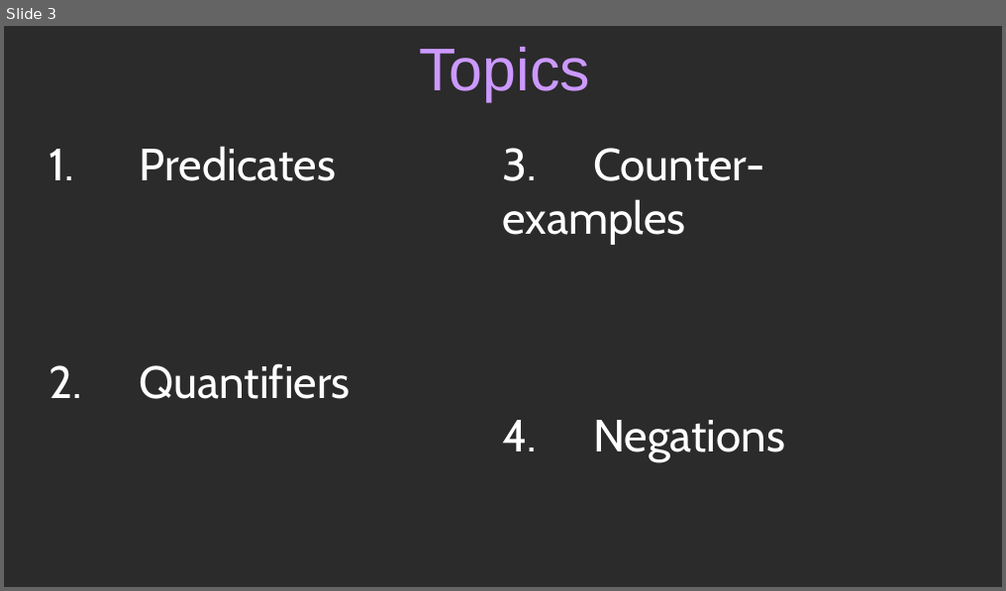
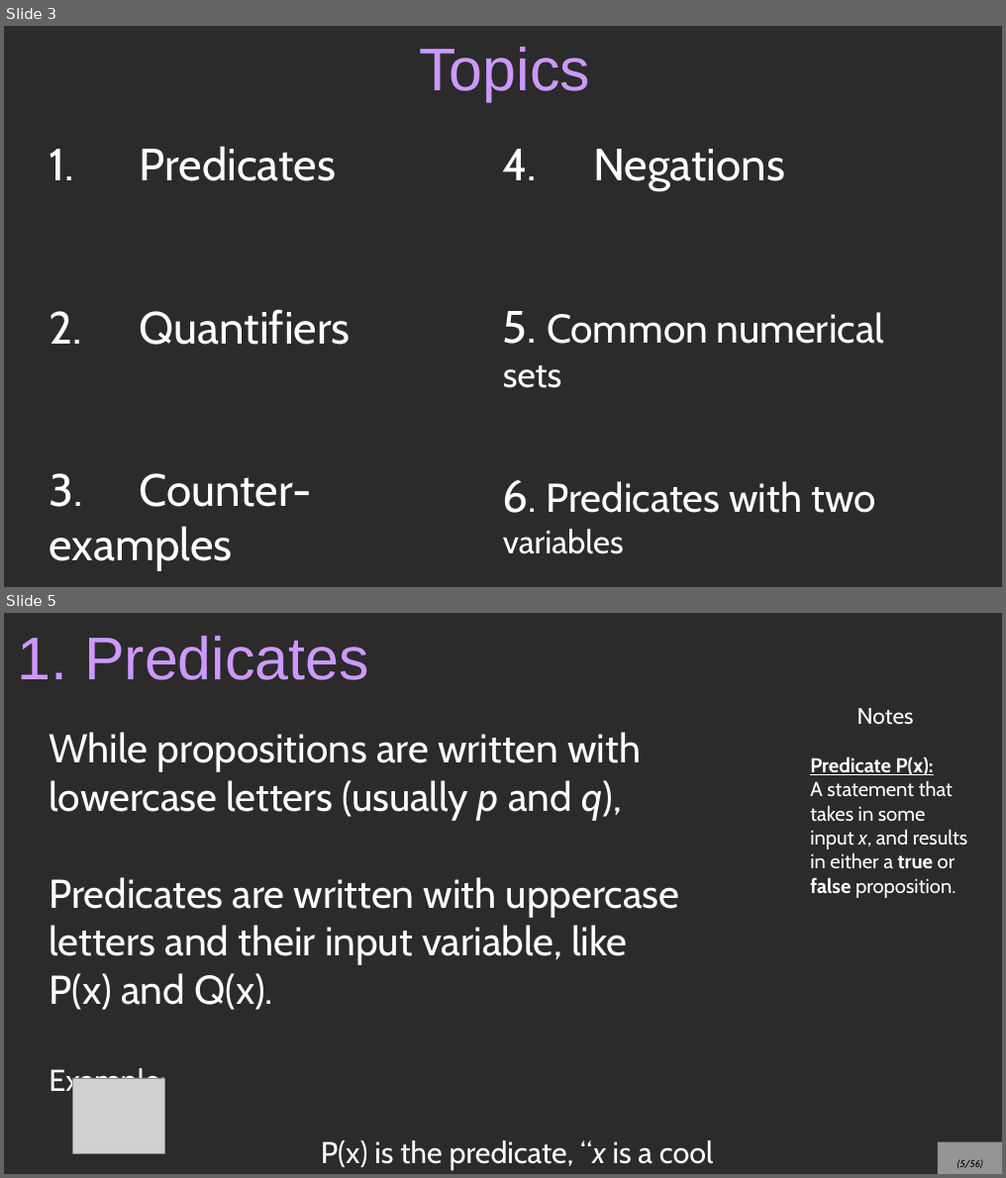
Before and after one commit to nguyenchithien/CS210-Discrete-Structures, a slide deck: Lectures/4_Predicates.odp. Shown one above the other, each under a label of ours: slide 3 before the commit, slides 3 and 5 after it; the slides between them are not shown. The pictures are 1006x591 and 1006x1178 pixels, drawn with LibreOffice and Linux fonts; fonts in the diff are those of the drawing; grey boxes stand for pictures; background and template pictures are left out; a plain dark background stands for a picture behind light text. Boxes give left, top, right and bottom in pixels: in the first picture for what was removed or moved away, otherwise in the second. Text is boxed around its words. In the diff, an @@ line names an element or a change of style, - is before the commit and + after.

Commit message:
Lecture about predicates done

```diff
--- a/Lectures/4_Predicates.odp
+++ b/Lectures/4_Predicates.odp
@@ slide 5 added at [4,613,1002,1174], background picture (left out) @@
@@ title added at [18,636,369,680], 48 pt, text #CC99FF @@
+1. Predicates
@@ text added at [857,708,914,725], 18 pt, text #FFFFFF @@
+Notes
@@ text added at [49,732,713,1170], 32 pt, text #FFFFFF @@
+While propositions are written with lowercase letters (usually p and q),
+Predicates are written with uppercase letters and their input variable, like
+P(x) and Q(x).
+Example:
+P(x) is the predicate, “x is a cool dude.”
@@ text added at [810,757,968,898], 16 pt, text #FFFFFF @@
+Predicate P(x):
+A statement that takes in some input x, and results in either a true or false proposition.
@@ picture added at [73,1078,164,1154] @@
@@ page number added at [938,1143,1002,1174], fill #FFFFFF at 50% opacity, 8 pt, text #000000, italic @@
+(5/56)
@@ slide 3 changed as well @@
@@ text at [503,148,764,245]: paragraph removed @@
-3. Counter-examples
@@ text at [503,311,885,555]: paragraphs added @@
+5. Common numerical sets
+6. Predicates with two variables
@@ text at [49,473,311,571]: paragraph added @@
+3. Counter-examples
```
Also in this commit, not shown: 1 other slide changed, 53 other slides added, 3 slides removed, 1 other file.
